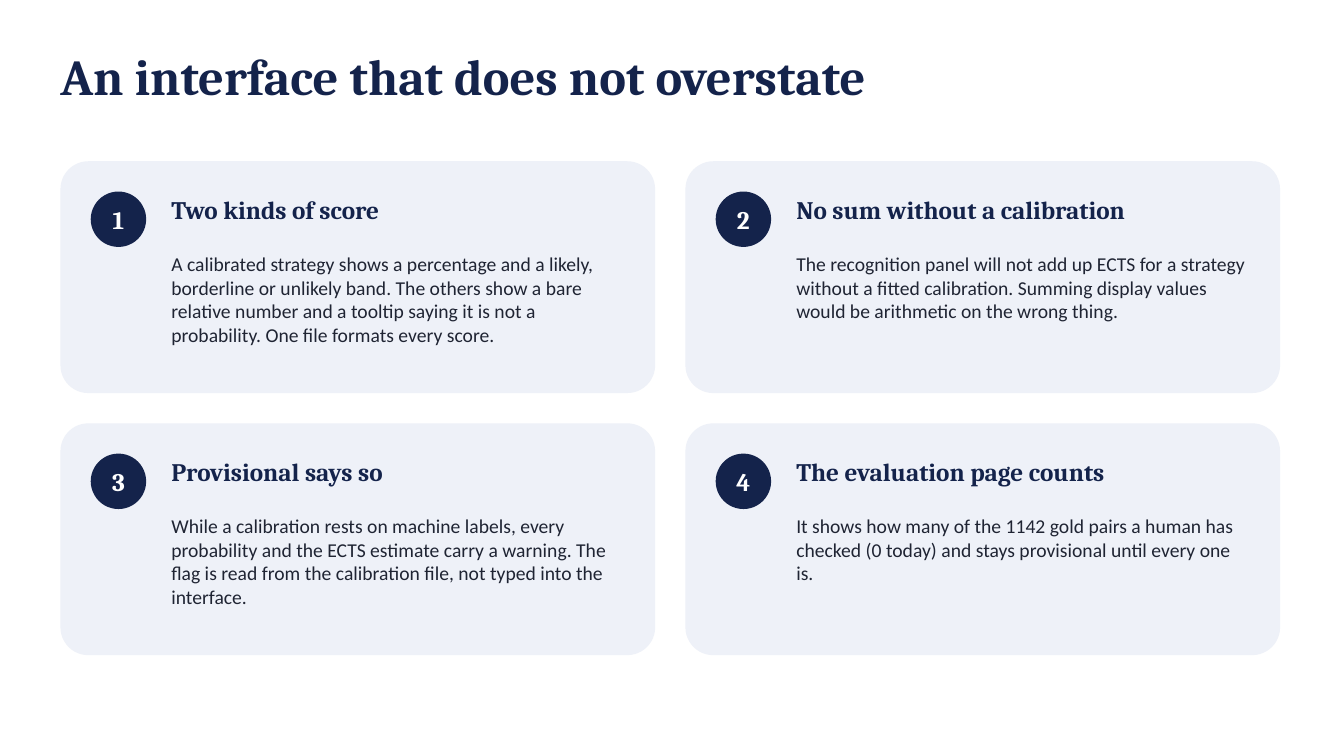
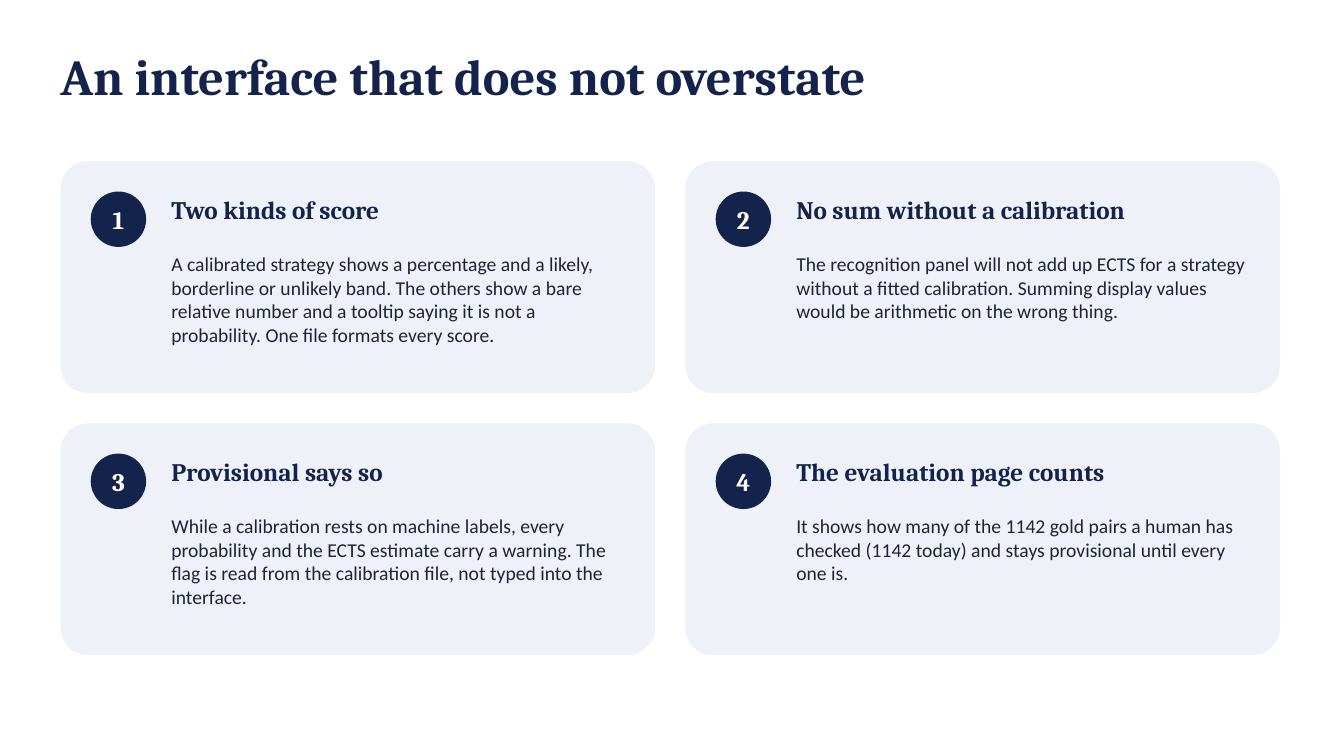
Before and after one commit to aleksandarhorvat/ErasmusGPT, a slide deck: slide 9 of docs/slides/erasmusgpt-defence.pptx. Drawn at 1344x756 pixels with LibreOffice and Linux fonts; fonts in the diff are those of the drawing. Boxes give left, top, right and bottom in pixels: in the first picture for what was removed or moved away, otherwise in the second. Text is boxed around its words. In the diff, an @@ line names an element or a change of style, - is before the commit and + after.

Commit message:
[A] complete the gold set and report the final results

```diff
--- a/docs/slides/erasmusgpt-defence.pptx
+++ b/docs/slides/erasmusgpt-defence.pptx
@@ text at <box>796,519,1233,580</box>: text changed @@
-It shows how many of the 1142 gold pairs a human has checked (0 today) and stays provisional until every one is.
+It shows how many of the 1142 gold pairs a human has checked (1142 today) and stays provisional until every one is.
```
Also in this commit, not shown: 6 other slides changed, 22 other files.
